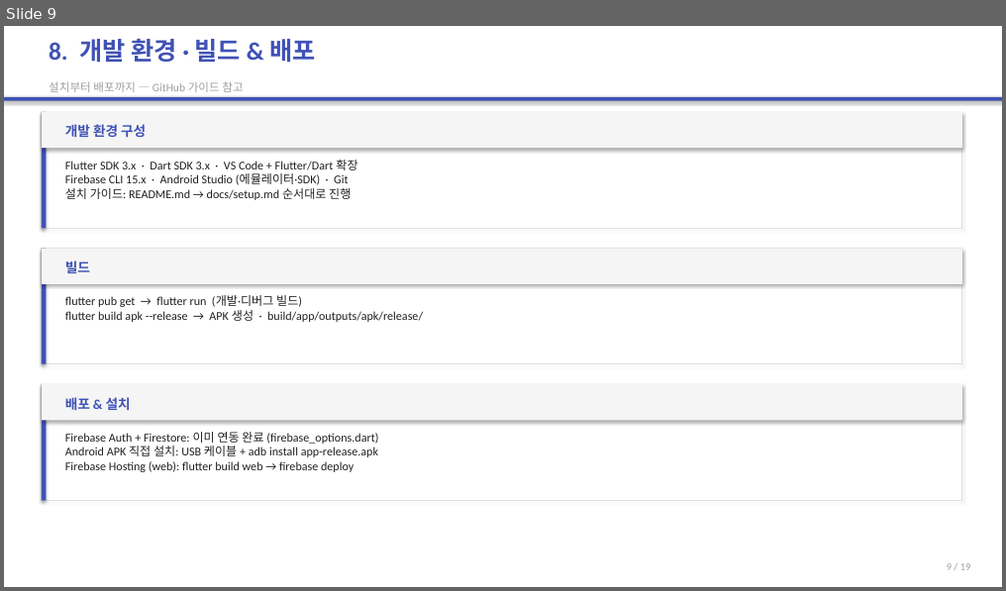
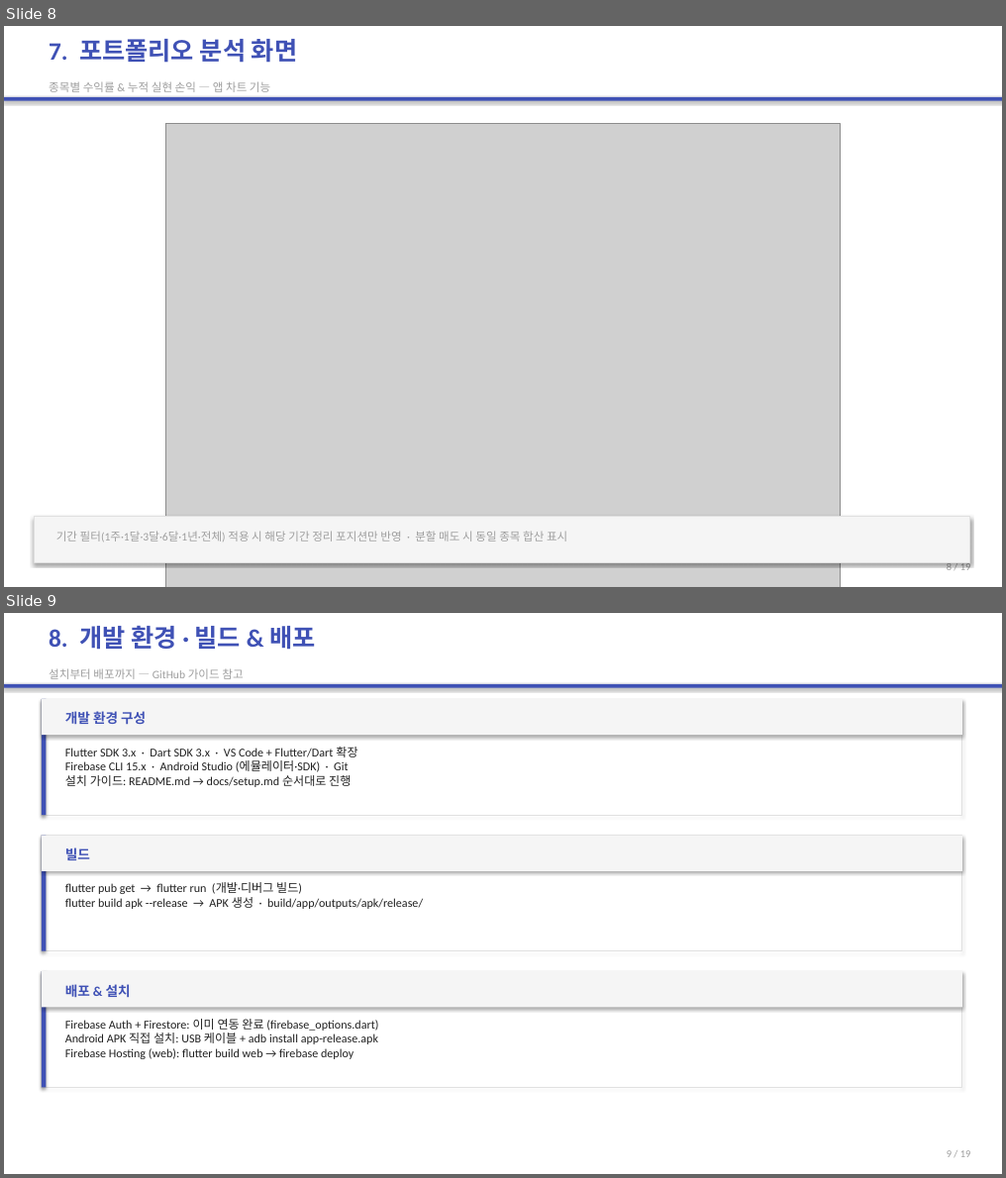
Before and after one commit to 2022136020/project_c, a slide deck: portfolio-tracker/presentation/portfolio-tracker-final.pptx. Shown one above the other, each under a label of ours: slide 9 before the commit, slides 8 and 9 after it. The pictures are 1006x591 and 1006x1178 pixels, drawn with LibreOffice and Linux fonts; fonts in the diff are those of the drawing; grey boxes stand for pictures. Boxes give left, top, right and bottom in pixels: in the first picture for what was removed or moved away, otherwise in the second. Text is boxed around its words. In the diff, an @@ line names an element or a change of style, - is before the commit and + after.

```diff
--- a/portfolio-tracker/presentation/portfolio-tracker-final.pptx
+++ b/portfolio-tracker/presentation/portfolio-tracker-final.pptx
@@ slide 8 added at (4, 26, 1002, 587), background #FFFFFF @@
@@ text added at (49, 39, 297, 63), 24 pt, text #3F51B5, bold @@
+7. 포트폴리오 분석 화면
@@ text added at (49, 81, 270, 92), 11 pt, text #9E9E9E @@
+종목별 수익률 & 누적 실현 손익 — 앱 차트 기능
@@ rectangle added at (4, 97, 1002, 101), fill #3F51B5 @@
@@ picture added at (166, 123, 841, 587) @@
@@ rectangle added at (34, 516, 969, 563), fill #F5F5F5, outline #E0E0E0 0.8 pt @@
@@ text added at (56, 531, 567, 542), 11 pt, text #9E9E9E @@
+기간 필터(1주·1달·3달·6달·1년·전체) 적용 시 해당 기간 정리 포지션만 반영 · 분할 매도 시 동일 종목 합산 표시
@@ text added at (946, 563, 971, 570), 10 pt, text #9E9E9E @@
+8 / 19
```
Also in this commit, not shown: 5 slides changed, 1 slide removed, 10 other files.
